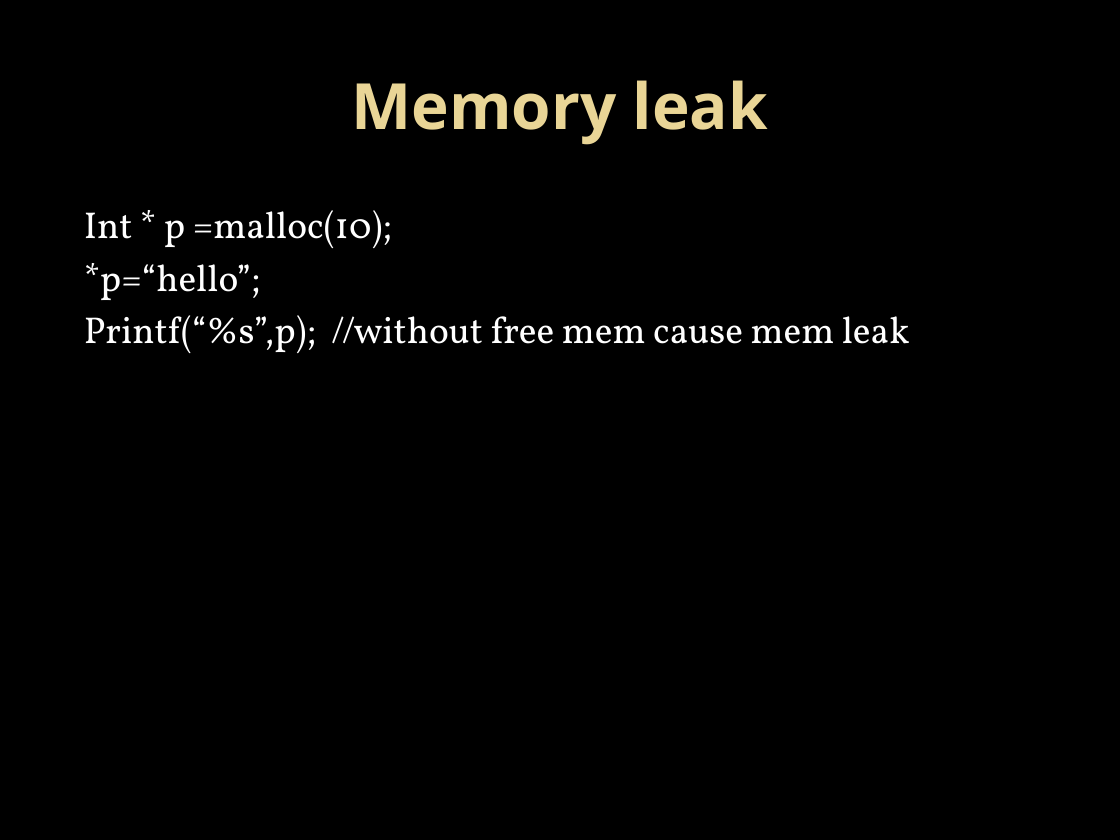
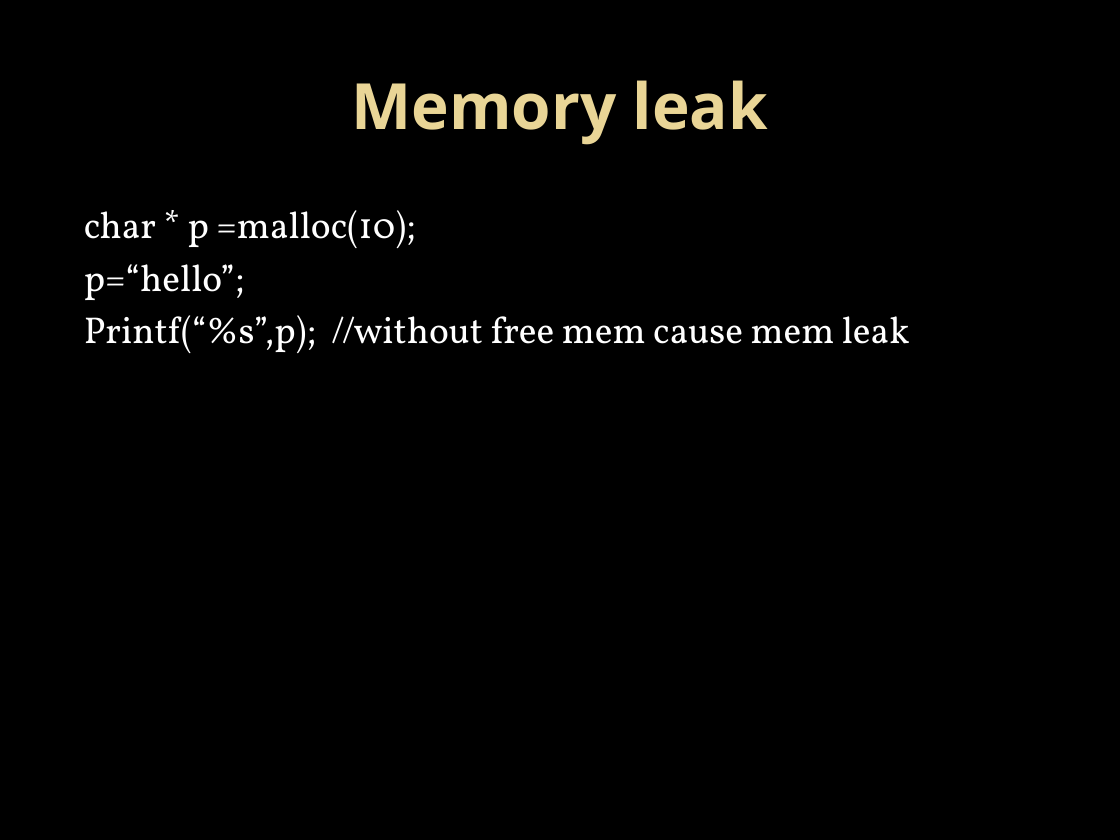
Before and after one commit to Mahesh-7/C_Programs, a slide deck: slide 9 of PPT/memory_management.pptx. Drawn at 1120x840 pixels with LibreOffice and Linux fonts; fonts in the diff are those of the drawing; background and template pictures are left out. Boxes give left, top, right and bottom in pixels: in the first picture for what was removed or moved away, otherwise in the second. Text is boxed around its words. In the diff, an @@ line names an element or a change of style, - is before the commit and + after.

```diff
--- a/PPT/memory_management.pptx
+++ b/PPT/memory_management.pptx
@@ text at (84,210,415,300): text changed @@
-Int * p =malloc(10);
-*p=“hello”;
+char * p =malloc(10);
+p=“hello”;
```
